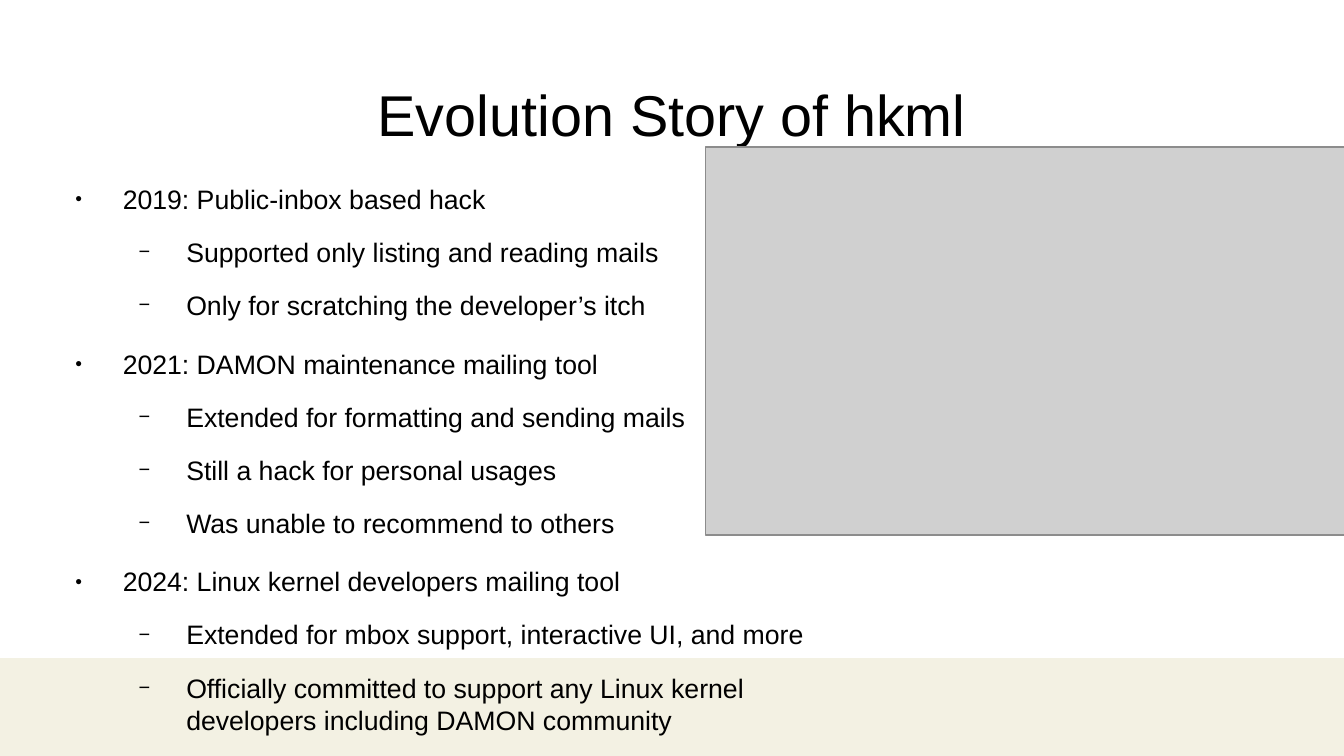
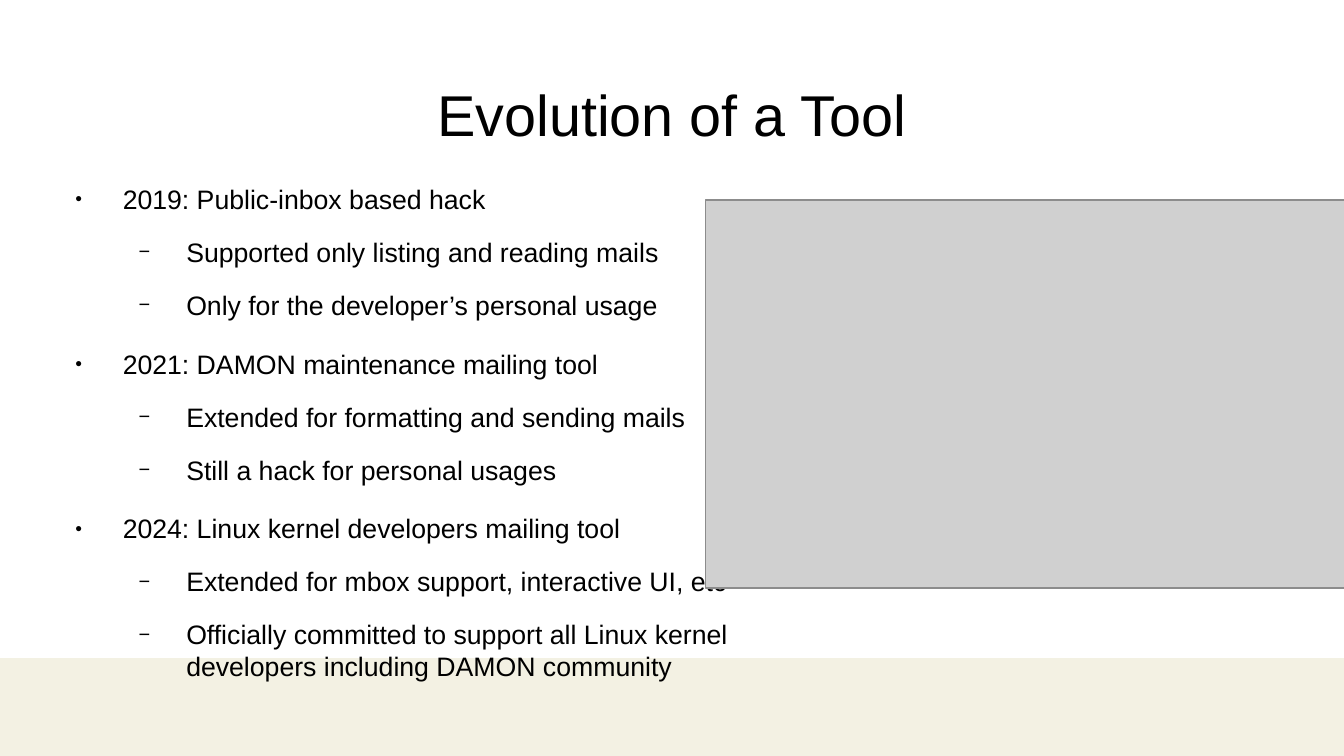
Before and after one commit to damonitor/talks, a slide deck: slide 13 of 2025/ossjp/hkml_ossjp25.odp. Drawn at 1344x756 pixels with LibreOffice and Linux fonts; fonts in the diff are those of the drawing; grey boxes stand for pictures; background and template pictures are left out. Boxes give left, top, right and bottom in pixels: in the first picture for what was removed or moved away, otherwise in the second. Text is boxed around its words. In the diff, an @@ line names an element or a change of style, - is before the commit and + after.

```diff
--- a/2025/ossjp/hkml_ossjp25.odp
+++ b/2025/ossjp/hkml_ossjp25.odp
@@ title at <box>437,94,906,137</box>: text changed @@
-Evolution Story of hkml
+Evolution of a Tool
@@ picture: place and size @@
-picture at <box>706,146,1344,535</box>
+picture at <box>706,200,1344,589</box>
@@ text at <box>186,295,658,321</box>: text changed @@
-  − Only for scratching the developer’s itch
+  − Only for the developer’s personal usage
@@ text at <box>186,513,614,534</box>: paragraph removed @@
-  − Was unable to recommend to others
@@ text at <box>186,571,728,682</box>: text changed @@
-  − Extended for mbox support, interactive UI, and more
-  − Officially committed to support any Linux kernel developers including DAMON community
+  − Extended for mbox support, interactive UI, etc
+  − Officially committed to support all Linux kernel developers including DAMON community
```
Also in this commit, not shown: 7 other slides changed, 1 other file.
